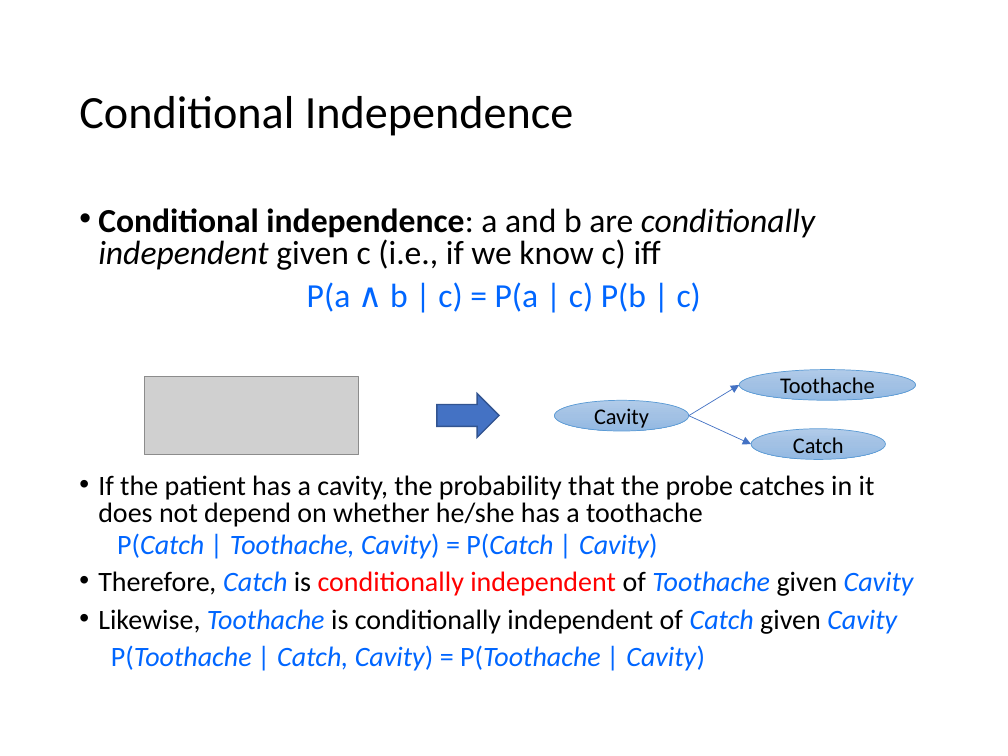
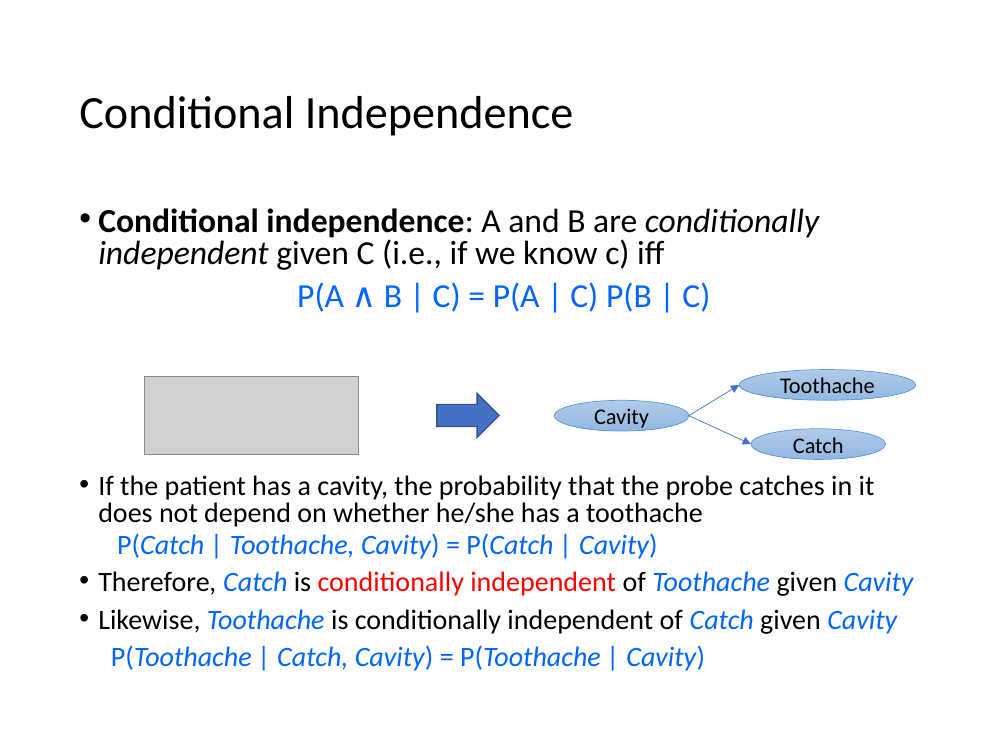
Before and after one commit to mhahsler/CS7320-AI, a slide deck: slide 30 of slides/12_uncertainty.pptx. Drawn at 1008x756 pixels with LibreOffice and Linux fonts; fonts in the diff are those of the drawing; grey boxes stand for pictures. Boxes give left, top, right and bottom in pixels: in the first picture for what was removed or moved away, otherwise in the second. Text is boxed around its words. In the diff, an @@ line names an element or a change of style, - is before the commit and + after.

```diff
--- a/slides/12_uncertainty.pptx
+++ b/slides/12_uncertainty.pptx
@@ text at box(98, 208, 819, 312): text changed @@
-• Conditional independence: a and b are conditionally independent given c (i.e., if we know c) iff
-P(a ∧ b | c) = P(a | c) P(b | c)
+• Conditional independence: A and B are conditionally independent given C (i.e., if we know c) iff
+P(A ∧ B | C) = P(A | C) P(B | C)
```
Also in this commit, not shown: 11 other slides changed, 1 other file.
